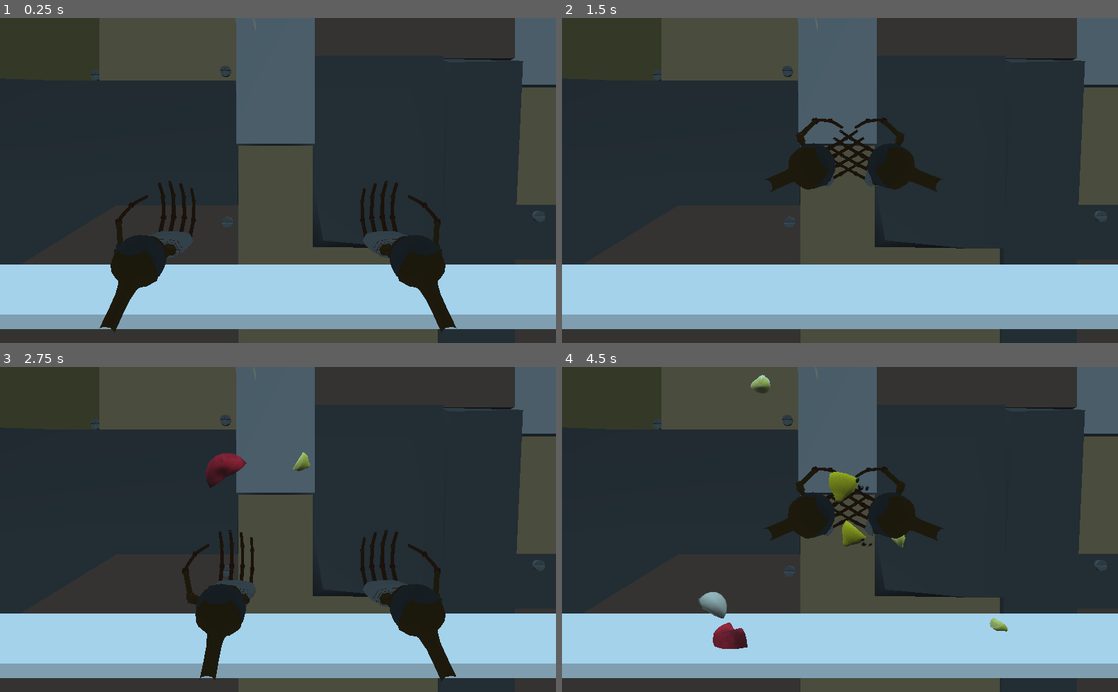
Above: before the commit, frames 1-4 (two rows, left to right).
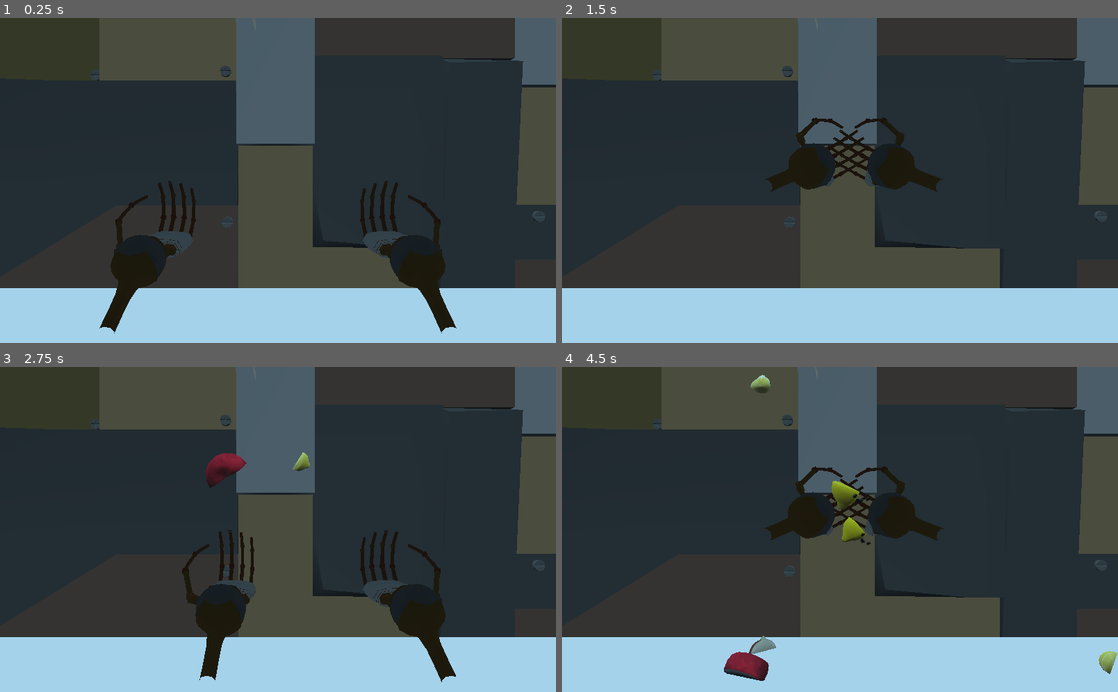
Above: after the commit, the same moments.

Repository: angrykoala/sgdjam21
Game: Godot game, scene res://scenes/main.tscn
Two runs of this game, one before a commit and one after it. Both use one fixed random seed, a clock stepped at 60 frames per second and the inputs below.
Inputs:
- Up to frame 1 (0.25 s): no input
- Up to frame 2 (1.5 s): tap Enter at 0.5 s; hold D (move_lhand_right) 0.53-1.28 s; hold Space (clap) 0.53-1.28 s; hold A (move_lhand_left) from 1.28 s (still down); tap Space (clap) at 1.35 s
- Up to frame 3 (2.75 s): release A (move_lhand_left) at 2.03 s; hold D (move_lhand_right) from 2.03 s (still down); hold Space (clap) from 2.03 s (still down)
- Up to frame 4 (4.5 s): release Space (clap) at 2.78 s; tap Space (clap) at 2.85, 4.35 s; release D (move_lhand_right) at 3.53 s; hold Space (clap) 3.53-4.28 s; hold A (move_lhand_left) from 3.53 s (still down)

The runs differ from the first frame. In frame 1, 15% of the frame differs, in the area x 0-100%, y 75-100%; in frame 2, 16%; in frame 3, 15%; in frame 4, 18%, in the area x 0-100%, y 30-100%.

Commit message:
Más caras de fruta

Diff:
--- a/scenes/FrankenFruitsBase.gd
+++ b/scenes/FrankenFruitsBase.gd
@@ -5,7 +5,7 @@
 # var a = 2
 # var b = "text"
 
-onready var default_position =  $Corners/Center.global_transform.origin
+onready var default_position =  $Table/Corners/Center.global_transform.origin
 # Called when the node enters the scene tree for the first time.
 func _ready():
 	pass # Replace with function body.
--- a/scenes/main.tscn
+++ b/scenes/main.tscn
@@ -49,21 +49,8 @@
 
 [node name="OnionerPlus" parent="Player/FrankenFruitsBase" instance=ExtResource( 13 )]
 
-[node name="Corners" type="Spatial" parent="Player/FrankenFruitsBase"]
-
-[node name="Position00" type="Position3D" parent="Player/FrankenFruitsBase/Corners"]
-transform = Transform( 1, 0, 0, 0, 1, 0, 0, 0, 1, -43.7343, 2.58587, -8.26176 )
-
-[node name="Center" type="Position3D" parent="Player/FrankenFruitsBase/Corners"]
-transform = Transform( 1, 0, 0, 0, 1, 0, 0, 0, 1, -2.94825, 2.58587, 1.99018 )
-
-[node name="Position01" type="Position3D" parent="Player/FrankenFruitsBase/Corners"]
-transform = Transform( 1, 0, 0, 0, 1, 0, 0, 0, 1, -43.7343, 2.58587, 9.96961 )
-
-[node name="Position02" type="Position3D" parent="Player/FrankenFruitsBase/Corners"]
-transform = Transform( 1, 0, 0, 0, 1, 0, 0, 0, 1, 37.4644, 2.58587, -8.26176 )
-
 [node name="Table" type="StaticBody" parent="Player/FrankenFruitsBase"]
+transform = Transform( 1, 0, 0, 0, 1, 0, 0, 0, 1, 0, -5.04037, 0 )
 
 [node name="CSGBox" type="CSGBox" parent="Player/FrankenFruitsBase/Table"]
 transform = Transform( 1, 0, 0, 0, 1, 0, 0, 0, 1, 0, -2.00445, -0.807198 )
@@ -72,7 +59,21 @@
 
 [node name="CollisionShape" type="CollisionShape" parent="Player/FrankenFruitsBase/Table"]
 transform = Transform( 1, 0, 0, 0, 1, 0, 0, 0, 1, 0, -3.09893, 0 )
-shape = SubResource( 2 )
+shape = SubResource( 1 )
+
+[node name="Corners" type="Spatial" parent="Player/FrankenFruitsBase/Table"]
+
+[node name="Position00" type="Position3D" parent="Player/FrankenFruitsBase/Table/Corners"]
+transform = Transform( 1, 0, 0, 0, 1, 0, 0, 0, 1, -43.7343, 2.58587, -8.26176 )
+
+[node name="Center" type="Position3D" parent="Player/FrankenFruitsBase/Table/Corners"]
+transform = Transform( 1, 0, 0, 0, 1, 0, 0, 0, 1, -2.94825, 2.58587, 1.99018 )
+
+[node name="Position01" type="Position3D" parent="Player/FrankenFruitsBase/Table/Corners"]
+transform = Transform( 1, 0, 0, 0, 1, 0, 0, 0, 1, -43.7343, 2.58587, 9.96961 )
+
+[node name="Position02" type="Position3D" parent="Player/FrankenFruitsBase/Table/Corners"]
+transform = Transform( 1, 0, 0, 0, 1, 0, 0, 0, 1, 37.4644, 2.58587, -8.26176 )
 
 [node name="LeftHand" parent="Player" instance=ExtResource( 1 )]
 transform = Transform( 1, 0, 0, 0, 1, 0, 0, 0, 1, -1, 0, 0.4 )
Not shown: 2 places in scenes/main.tscn that only renumber resources
